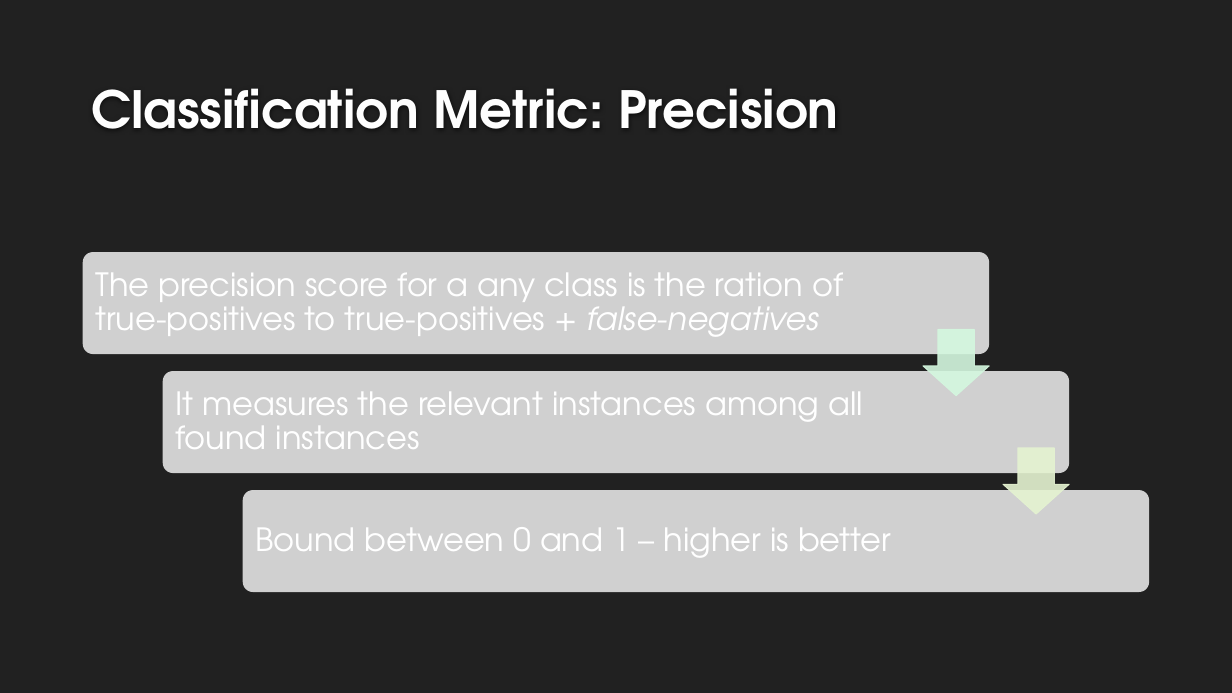
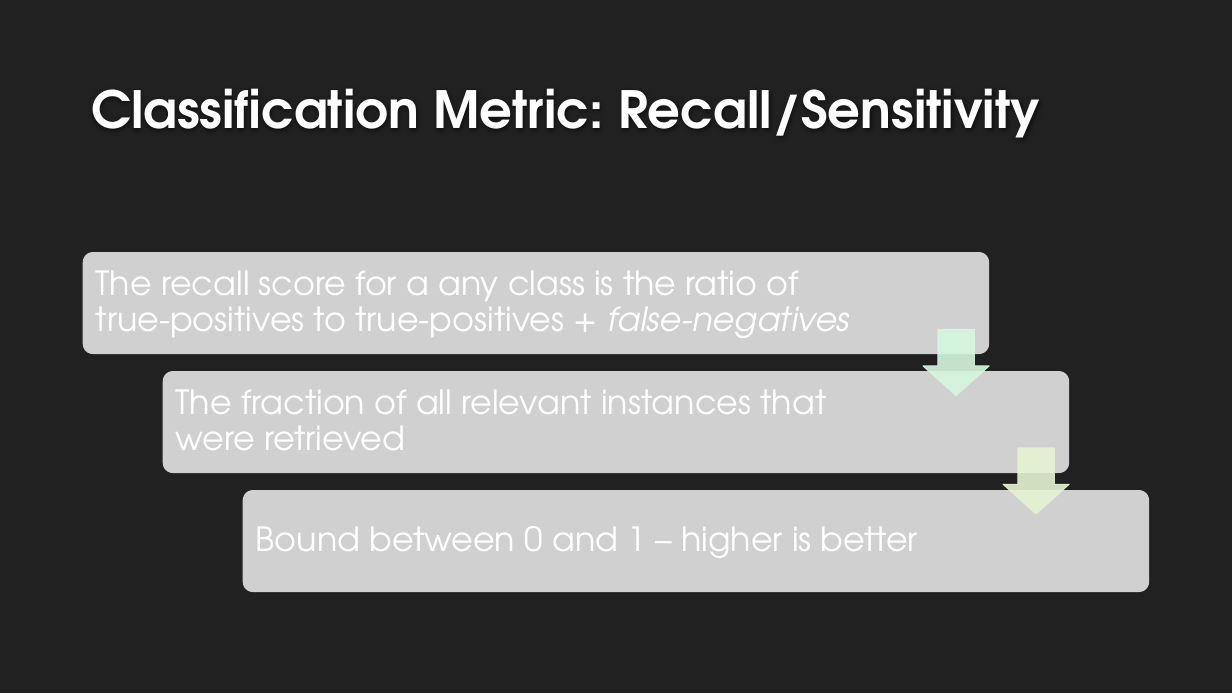
Before and after one commit to landonbuell/Buell-Masters-Project, a slide deck: slide 24 of milestones/BUELL_ENGR6970_Milestone04.pptx (slide 23 before the commit). Drawn at 1232x693 pixels with LibreOffice and Linux fonts; fonts in the diff are those of the drawing; grey boxes stand for pictures; background and template pictures are left out. Boxes give left, top, right and bottom in pixels: in the first picture for what was removed or moved away, otherwise in the second. Text is boxed around its words. In the diff, an @@ line names an element or a change of style, - is before the commit and + after.

```diff
--- a/milestones/BUELL_ENGR6970_Milestone04.pptx
+++ b/milestones/BUELL_ENGR6970_Milestone04.pptx
@@ title at [91, 88, 1040, 138]: text changed @@
-Classification Metric: Precision
+Classification Metric: Recall/Sensitivity
@@ text at [96, 271, 850, 338]: text changed; size 25 to 26 pt @@
-The precision score for a any class is the ration of true-positives to true-positives + false-negatives
+The recall score for a any class is the ratio of true-positives to true-positives + false-negatives
@@ text at [176, 390, 827, 450]: text changed; size 25 to 26 pt @@
-It measures the relevant instances among all found instances
+The fraction of all relevant instances that were retrieved
@@ text "Bound between 0 and 1 ..." at [256, 526, 918, 558]: size 25 to 26 pt @@
```
Also in this commit, not shown: 8 other slides changed, 6 slides added, 1 slide removed, 3 other files.
